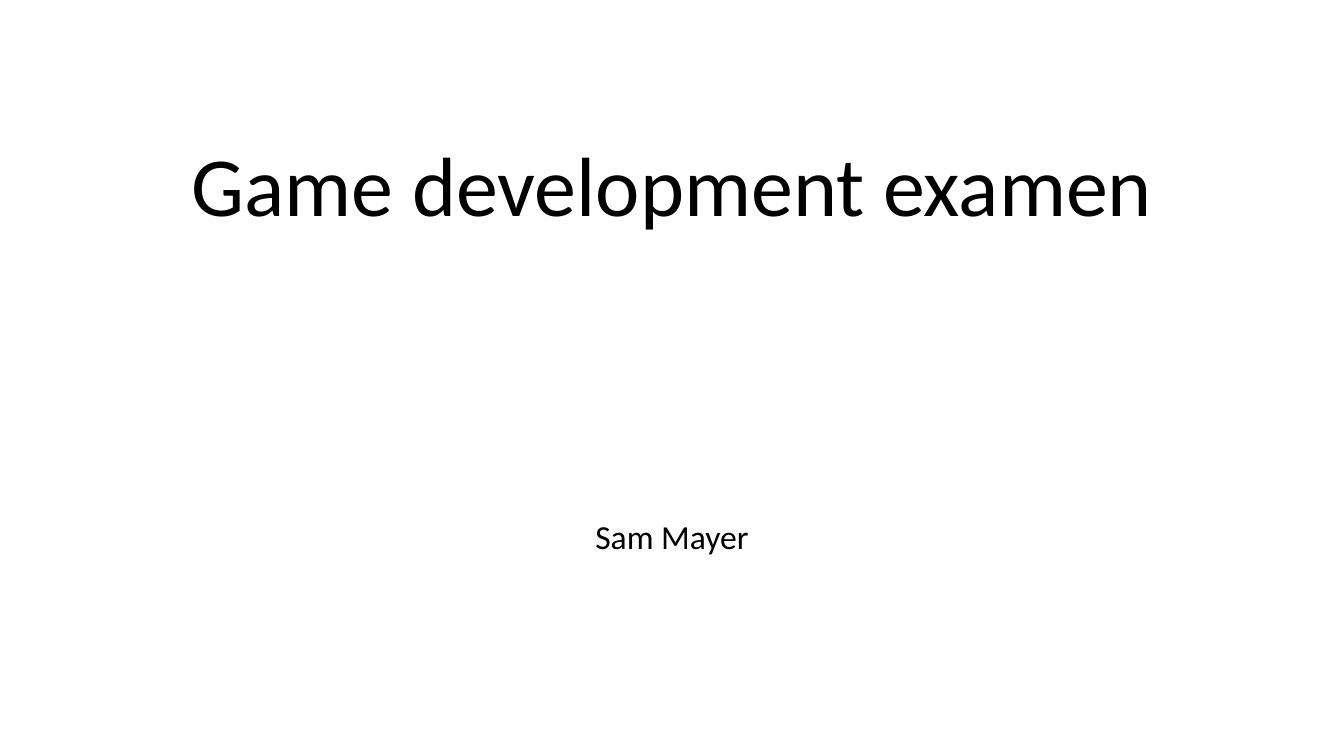
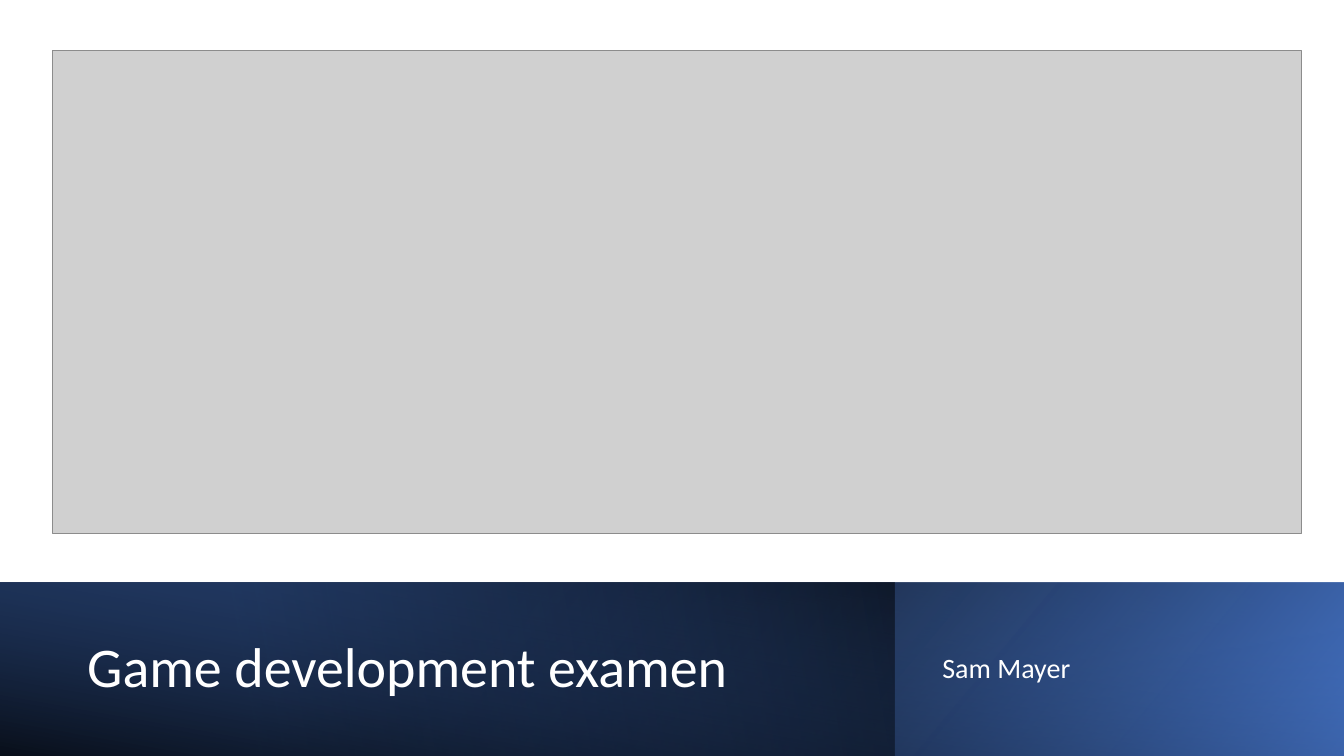
Before and after one commit to SamMayer0815/gameDevExamen, a slide deck: slide 1 of game dev examen.pptx. Drawn at 1344x756 pixels with LibreOffice and Linux fonts; fonts in the diff are those of the drawing; grey boxes stand for pictures. Boxes give left, top, right and bottom in pixels: in the first picture for what was removed or moved away, otherwise in the second. Text is boxed around its words. In the diff, an @@ line names an element or a change of style, - is before the commit and + after.

```diff
--- a/game dev examen.pptx
+++ b/game dev examen.pptx
@@ picture added at [52,51,1302,534] @@
@@ rectangle added at [0,583,1344,756], fill gradient #000000 to #4472C4 @@
@@ rectangle added at [0,583,895,756], fill gradient #2F5597 to #000000 @@
@@ rectangle added at [0,583,1344,756], fill gradient #000000 to #4472C4 @@
@@ title "Game development examen": place and size @@
-title "Game development examen" at [191,157,1152,230]
+title "Game development examen" at [87,648,727,696]
@@ title "Game development examen" at [87,648,727,696]: size 60 to 40 pt, text colour #000000 to #FFFFFF; alignment centre to left; vertical alignment bottom to middle @@
@@ subtitle "Sam Mayer": place and size @@
-subtitle "Sam Mayer" at [595,527,748,555]
+subtitle "Sam Mayer" at [942,660,1070,683]
@@ subtitle "Sam Mayer" at [942,660,1070,683]: size 24 to 20 pt, text colour #000000 to #FFFFFF; alignment centre to left; vertical alignment top to middle @@
```
Also in this commit, not shown: 1 other slide changed, 13 slides added, 7 other files.
